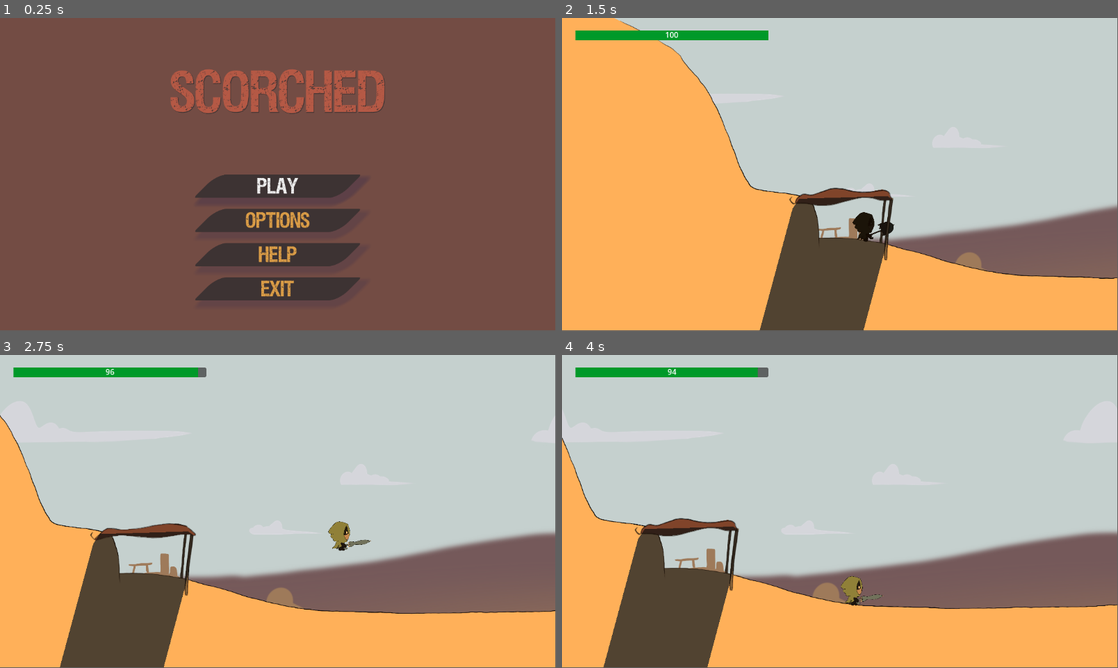
Above: before the commit, frames 1-4 (two rows, left to right).
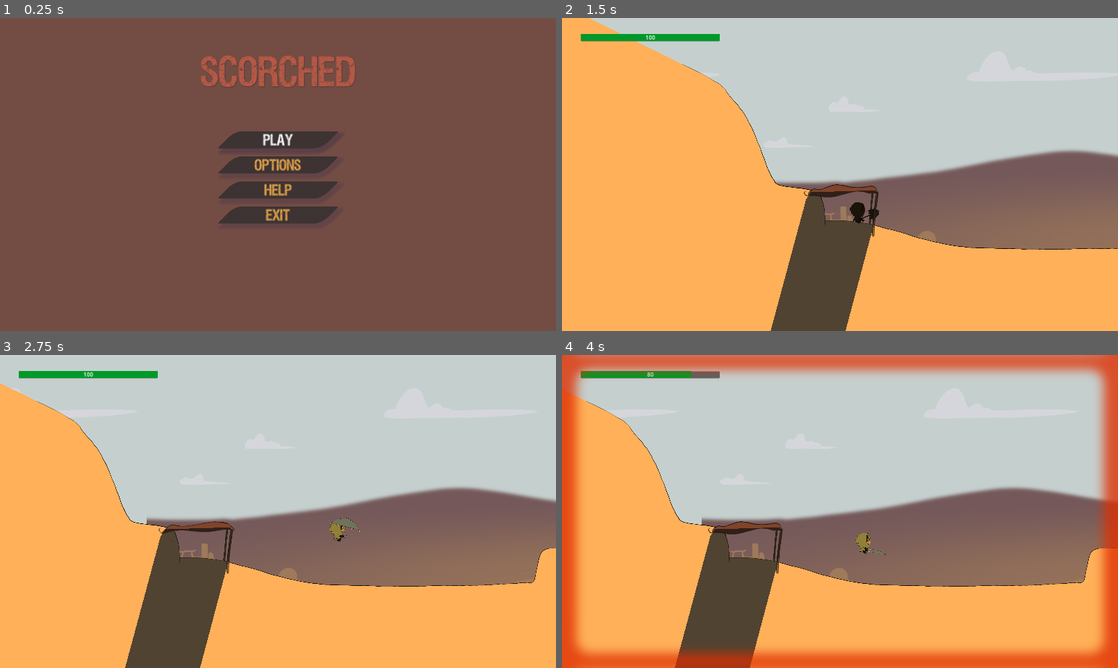
Above: after the commit, the same moments.

Repository: Niimphu/NewbieGameJam2023
Game: Godot game, scene res://Levels/MainMenu/MainMenu.tscn
Two runs of this game, one before a commit and one after it. Both use one fixed random seed, a clock stepped at 60 frames per second and the inputs below.
Inputs:
- Up to frame 1 (0.25 s): no input
- Up to frame 2 (1.5 s): click "Play" at 0.5 s; hold Right (ui_right) from 1.28 s (still down); tap K (toggle_parasol) at 1.35 s
- Up to frame 3 (2.75 s): keep holding Right (ui_right); tap Space (jump) at 1.52, 2.27 s; tap J (attack) at 2.1 s; tap K (toggle_parasol) at 2.3 s
- Up to frame 4 (4 s): release Right (ui_right) at 2.78 s; hold Left (ui_left) 2.78-3.53 s; tap K (toggle_parasol) at 2.85, 3.6 s; hold Right (ui_right) from 3.53 s (still down); tap Space (jump) at 3.77 s
In our replay, the window is 799x449 before the commit and 800x450 after it. These sizes can differ from the game's own. Grey fills any space a smaller window leaves; there, only what the larger window draws over its background counts as a difference.

The runs differ from the first frame. In frame 1, 12% of the frame differs, in the area x 30-70%, y 12-91%; in frame 2, 21%; in frame 3, 34%; in frame 4, 49%, in the area x 0-100%, y 0-100%.

Commit message:
Created basic vignette. Fixed falling and parasol toggle spam
- There is a new vignette that shows to warn the player when they are exposed to direct sunlight.
- There is now a one second cooldown on toggling the parasol.
- The falling at normal speed when the parasol is opened while jumping bug has been fixed.

Diff:
--- a/Characters/Player/Player.gd
+++ b/Characters/Player/Player.gd
@@ -14,6 +14,8 @@
 @onready var sprite: Sprite2D = $Sprite2D
 @onready var attack_cooldown: Timer = $AttackCooldown
 @onready var attack_area2D: Area2D = $AttackArea2D
+@onready var regen_delay_timer: Timer = $RegenDelayTimer
+@onready var toggle_parasol_cooldown: Timer = $ToggleParasolCooldown
 
 # The initial scale of the sprite to be used to flip the sprite and preserve its position
 # so that it will stay within the CollisionShape2D.
@@ -58,6 +60,9 @@
 		down = attack_area2D.get_node("CollisionShape2D_Down")
 	}
 
+	PlayerStatManager.connect("start_health_regen_timer", _on_start_health_regen_timer)
+	regen_delay_timer.connect("timeout", PlayerStatManager._on_regen_delay_timer_timeout)
+
 func _process(delta):
 	if DirectSunlightManager.player_in_sunlight:
 		if not is_equal_approx(shader_shadow_scale, 0.0):
@@ -76,10 +81,11 @@
 
 	update_current_attack_direction_state()
 
-	if Input.is_action_just_pressed("toggle_parasol") and current_animation_state != "Attack":
+	if Input.is_action_just_pressed("toggle_parasol") and current_animation_state != "Attack" and toggle_parasol_cooldown.is_stopped():
 		change_parasol_state()
 		update_parasol_animation_blend_positions()
 		animation_state.travel("ToggleParasol")
+		toggle_parasol_cooldown.start()
 	elif Input.is_action_just_pressed("jump") and is_on_floor() and (current_animation_state == "Idle" or current_animation_state == "Run"):
 		animation_state.travel("Jump")
 		velocity.y = JUMP_VELOCITY
@@ -98,6 +104,8 @@
 
 	if is_on_wall():
 		check_pushable_object()
+
+	#print(current_animation_state)
 
 	update_sprite_direction()
 	update_animation()
@@ -134,14 +142,12 @@
 			attack_collision_shapes.down.disabled = false
 
 func update_animation():
-	if current_animation_state == "open_parasol" or current_animation_state == "close_parasol":
-		return
+	if velocity.y > 0:
+		animation_state.travel("Fall")
 	elif is_equal_approx(direction.x, 0.0) and current_animation_state == "Run":
 		animation_state.travel("Idle")
 	elif direction.x != 0.0 and current_animation_state == "Idle":
 		animation_state.travel("Run")
-	elif current_animation_state == "Jump" and velocity.y > 0:
-		animation_state.travel("Fall")
 	elif is_on_floor() and current_animation_state == "Fall":
 		animation_state.travel("Idle")
 
@@ -184,3 +190,6 @@
 		attack_direction_state = ATTACK_DIRECTION_STATES.DOWN
 	elif is_equal_approx(vertical_attack_strength, 0.0):
 		attack_direction_state = ATTACK_DIRECTION_STATES.FRONT
+
+func _on_start_health_regen_timer():
+	regen_delay_timer.start()
--- a/Characters/Player/Player.tscn
+++ b/Characters/Player/Player.tscn
@@ -376,21 +376,23 @@
 
 [sub_resource type="AnimationNodeStateMachineTransition" id="AnimationNodeStateMachineTransition_8djce"]
 
-[sub_resource type="AnimationNodeStateMachineTransition" id="AnimationNodeStateMachineTransition_xy7bd"]
+[sub_resource type="AnimationNodeStateMachineTransition" id="AnimationNodeStateMachineTransition_bt00h"]
+
+[sub_resource type="AnimationNodeStateMachineTransition" id="AnimationNodeStateMachineTransition_ydw7k"]
+
+[sub_resource type="AnimationNodeStateMachineTransition" id="AnimationNodeStateMachineTransition_ll5l2"]
+
+[sub_resource type="AnimationNodeStateMachineTransition" id="AnimationNodeStateMachineTransition_3lohj"]
+
+[sub_resource type="AnimationNodeStateMachineTransition" id="AnimationNodeStateMachineTransition_hf5kx"]
+
+[sub_resource type="AnimationNodeStateMachineTransition" id="AnimationNodeStateMachineTransition_7m7nn"]
+
+[sub_resource type="AnimationNodeStateMachineTransition" id="AnimationNodeStateMachineTransition_f5x85"]
 switch_mode = 2
 advance_mode = 2
 
-[sub_resource type="AnimationNodeStateMachineTransition" id="AnimationNodeStateMachineTransition_bt00h"]
-
-[sub_resource type="AnimationNodeStateMachineTransition" id="AnimationNodeStateMachineTransition_ydw7k"]
-
-[sub_resource type="AnimationNodeStateMachineTransition" id="AnimationNodeStateMachineTransition_ll5l2"]
-
-[sub_resource type="AnimationNodeStateMachineTransition" id="AnimationNodeStateMachineTransition_3lohj"]
-
-[sub_resource type="AnimationNodeStateMachineTransition" id="AnimationNodeStateMachineTransition_hf5kx"]
-
-[sub_resource type="AnimationNodeStateMachineTransition" id="AnimationNodeStateMachineTransition_7m7nn"]
+[sub_resource type="AnimationNodeStateMachineTransition" id="AnimationNodeStateMachineTransition_qv86q"]
 
 [sub_resource type="AnimationNodeStateMachine" id="AnimationNodeStateMachine_b07rd"]
 states/Attack/node = SubResource("AnimationNodeBlendSpace1D_4g6e6")
@@ -401,14 +403,14 @@
 states/Idle/node = SubResource("AnimationNodeBlendSpace1D_r6whx")
 states/Idle/position = Vector2(370, -154)
 states/Jump/node = SubResource("AnimationNodeBlendSpace1D_r8nft")
-states/Jump/position = Vector2(718, -316)
+states/Jump/position = Vector2(756, -382)
 states/Run/node = SubResource("AnimationNodeBlendSpace1D_2s24w")
 states/Run/position = Vector2(179, -316)
 states/Start/position = Vector2(426, 215)
 states/ToggleParasol/node = SubResource("AnimationNodeBlendSpace1D_w3fyk")
 states/ToggleParasol/position = Vector2(370, -425)
-transitions = ["Idle", "Run", SubResource("AnimationNodeStat …(584 unchanged characters)… ionNodeStateMachineTransition_8djce"), "ToggleParasol", "Idle", SubResource("AnimationNodeStateMachineTransition_xy7bd"), "Run", "ToggleParasol", SubResource("AnimationNodeStateMachineTransition_bt00h"), "Idle", "ToggleParasol", SubResource("AnimationNodeStateMachineTransition_ydw7k"), "Jump", "ToggleParasol", SubResource("AnimationNodeStateMachineTransition_ll5l2"), "Fall", "ToggleParasol", SubResource("AnimationNodeStateMachineTransition_3lohj"), "Jump", "Attack", SubResource("AnimationNodeStateMachineTransition_hf5kx"), "Fall", "Attack", SubResource("AnimationNodeStateMachineTransition_7m7nn")]
-graph_offset = Vector2(-6, -591.236)
+transitions = ["Idle", "Run", SubResource("AnimationNodeStat …(584 unchanged characters)… ionNodeStateMachineTransition_8djce"), "Run", "ToggleParasol", SubResource("AnimationNodeStateMachineTransition_bt00h"), "Idle", "ToggleParasol", SubResource("AnimationNodeStateMachineTransition_ydw7k"), "Jump", "ToggleParasol", SubResource("AnimationNodeStateMachineTransition_ll5l2"), "Fall", "ToggleParasol", SubResource("AnimationNodeStateMachineTransition_3lohj"), "Jump", "Attack", SubResource("AnimationNodeStateMachineTransition_hf5kx"), "Fall", "Attack", SubResource("AnimationNodeStateMachineTransition_7m7nn"), "ToggleParasol", "Idle", SubResource("AnimationNodeStateMachineTransition_f5x85"), "Idle", "Fall", SubResource("AnimationNodeStateMachineTransition_qv86q")]
+graph_offset = Vector2(-99, -516.236)
 
 [sub_resource type="AnimationNodeStateMachinePlayback" id="AnimationNodeStateMachinePlayback_wtqe7"]
 
@@ -434,10 +436,6 @@
 
 [node name="PlayerUI" parent="CanvasLayer" instance=ExtResource("2_tgliu")]
 mouse_filter = 2
-
-[node name="AttackCooldown" type="Timer" parent="."]
-wait_time = 0.6
-one_shot = true
 
 [node name="Sprite2D" type="Sprite2D" parent="."]
 light_mask = 2
@@ -489,4 +487,15 @@
 shape = SubResource("RectangleShape2D_p73p7")
 disabled = true
 
+[node name="AttackCooldown" type="Timer" parent="."]
+wait_time = 0.6
+one_shot = true
+
+[node name="RegenDelayTimer" type="Timer" parent="."]
+wait_time = 5.0
+one_shot = true
+
+[node name="ToggleParasolCooldown" type="Timer" parent="."]
+one_shot = true
+
 [connection signal="timeout" from="AttackCooldown" to="." method="_on_attack_cooldown_timeout"]
--- a/Characters/Player/PlayerStatManager.gd
+++ b/Characters/Player/PlayerStatManager.gd
@@ -9,8 +9,10 @@
 # Emitted when the parasol is finished either opening or closing
 signal player_parasol_state_changed
 
+signal start_health_regen_timer
+
 const MAX_HEALTH: float = 100
-const SUNLIGHT_DAMAGE_PER_SECOND: float = 10
+const SUNLIGHT_DAMAGE_PER_SECOND: float = 18
 const PASSIVE_HEALING_PER_SECOND: float = 5
 
 var health: float
@@ -21,6 +23,9 @@
 # The current open or closed state of the parasol, used for direct sunlight checks
 var parasol_open: bool = false
 
+var can_regenerate_health: bool = true
+var is_in_shade: bool = true
+
 func _ready():
 	self.connect("player_parasol_state_changed", _on_player_parasol_state_changed)
 	health = MAX_HEALTH
@@ -29,8 +34,13 @@
 	if DirectSunlightManager.is_processing():
 		if DirectSunlightManager.player_in_sunlight and not parasol_open:
 			health = clampf(health - (SUNLIGHT_DAMAGE_PER_SECOND * delta), 0.0, MAX_HEALTH)
+			can_regenerate_health = false
+			is_in_shade = false
 			emit_signal("player_health_changed")
-		elif health < MAX_HEALTH:
+		elif not is_in_shade and (not DirectSunlightManager.player_in_sunlight or parasol_open):
+			is_in_shade = true
+			emit_signal("start_health_regen_timer")
+		elif health < MAX_HEALTH and can_regenerate_health:
 			health = clampf(health + (PASSIVE_HEALING_PER_SECOND * delta), 0.0, MAX_HEALTH)
 			emit_signal("player_health_changed")
 
@@ -40,3 +50,6 @@
 
 func _on_player_parasol_state_changed():
 	parasol_open = parasol_opening
+
+func _on_regen_delay_timer_timeout():
+	can_regenerate_health = true
--- a/Characters/Player/UI/PlayerUI.tscn
+++ b/Characters/Player/UI/PlayerUI.tscn
@@ -1,6 +1,7 @@
-[gd_scene load_steps=2 format=3 uid="uid://5vev7xxhbg3f"]
+[gd_scene load_steps=3 format=3 uid="uid://5vev7xxhbg3f"]
 
 [ext_resource type="PackedScene" uid="uid://pxkpj2ulp307" path="res://Characters/Player/UI/HealthBar.tscn" id="1_u56eb"]
+[ext_resource type="PackedScene" uid="uid://d1ivkak7cgg1v" path="res://Characters/Player/UI/Vignette.tscn" id="2_1i8ju"]
 
 [node name="PlayerUI" type="Control"]
 layout_mode = 3
@@ -12,7 +13,10 @@
 
 [node name="HealthBar" parent="." instance=ExtResource("1_u56eb")]
 layout_mode = 1
-offset_left = -548.0
-offset_top = -298.0
-offset_right = -148.0
-offset_bottom = -278.0
+offset_left = -746.0
+offset_top = -403.0
+offset_right = -346.0
+offset_bottom = -383.0
+
+[node name="Vignette" parent="." instance=ExtResource("2_1i8ju")]
+layout_mode = 0
--- /dev/null
+++ b/Characters/Player/UI/Vignette.gd
@@ -0,0 +1,17 @@
+extends TextureRect
+
+@export var transition_speed_multiplier: float = 1.0
+
+var vignette_alpha: float = 0.0
+
+func _ready():
+	material.set_shader_parameter("vignette_alpha", vignette_alpha)
+
+func _process(delta):
+	if DirectSunlightManager.player_in_sunlight and not PlayerStatManager.parasol_open:
+		if not is_equal_approx(vignette_alpha, 1.0):
+			vignette_alpha = clampf(vignette_alpha + (delta * transition_speed_multiplier), 0.0, 1.0)
+			material.set_shader_parameter("vignette_alpha", vignette_alpha)
+	elif not is_equal_approx(vignette_alpha, 0.0):
+		vignette_alpha = clampf(vignette_alpha - (delta * transition_speed_multiplier), 0.0, 1.0)
+		material.set_shader_parameter("vignette_alpha", vignette_alpha)
--- /dev/null
+++ b/Characters/Player/UI/Vignette.gdshader
@@ -0,0 +1,20 @@
+shader_type canvas_item;
+
+uniform float pulse_ratio = 0.5;
+uniform float pulse_offset = 0.3;
+uniform float vignette_alpha_offset = -0.2;
+uniform float vignette_alpha = 1.0;
+uniform vec3 sun_damage_color: source_color = vec3(0.86, 0.47, 0.0);
+
+void fragment()
+{
+	COLOR = texture(TEXTURE, UV);
+	float current_pulse_value = sin(TIME) * pulse_ratio;
+	current_pulse_value += pulse_offset;
+
+	vec3 color_change = sun_damage_color * current_pulse_value;
+
+	float current_alpha_value = vignette_alpha + vignette_alpha_offset;
+
+	COLOR = vec4(COLOR.rgb * (sun_damage_color + color_change), COLOR.a * current_alpha_value);
+}
--- /dev/null
+++ b/Characters/Player/UI/Vignette.tscn
@@ -0,0 +1,20 @@
+[gd_scene load_steps=5 format=3 uid="uid://d1ivkak7cgg1v"]
+
+[ext_resource type="Shader" path="res://Characters/Player/UI/Vignette.gdshader" id="1_tu0gm"]
+[ext_resource type="Texture2D" uid="uid://dein25xmeg7te" path="res://Textures/vignette.png" id="2_rx11l"]
+[ext_resource type="Script" path="res://Characters/Player/UI/Vignette.gd" id="3_cfxnw"]
+
+[sub_resource type="ShaderMaterial" id="ShaderMaterial_wxqb8"]
+shader = ExtResource("1_tu0gm")
+shader_parameter/pulse_ratio = 0.5
+shader_parameter/pulse_offset = 0.3
+shader_parameter/vignette_alpha_offset = -0.2
+shader_parameter/vignette_alpha = 1.0
+shader_parameter/sun_damage_color = Color(0.94902, 0.196078, 0, 1)
+
+[node name="Vignette" type="TextureRect"]
+material = SubResource("ShaderMaterial_wxqb8")
+offset_right = 40.0
+offset_bottom = 40.0
+texture = ExtResource("2_rx11l")
+script = ExtResource("3_cfxnw")
--- a/project.godot
+++ b/project.godot
@@ -23,6 +23,12 @@
 
 DirectSunlightManager="*res://Levels/Environment/DirectSunlightManager.gd"
 PlayerStatManager="*res://Characters/Player/PlayerStatManager.gd"
+
+[display]
+
+window/size/viewport_width=1600
+window/size/viewport_height=900
+window/stretch/mode="canvas_items"
 
 [input]
 
Not shown: 1 places in Characters/Player/Player.tscn that only renumber resources
Binary file added: Textures/vignette.png
Not shown, added: Textures/vignette.png.import
